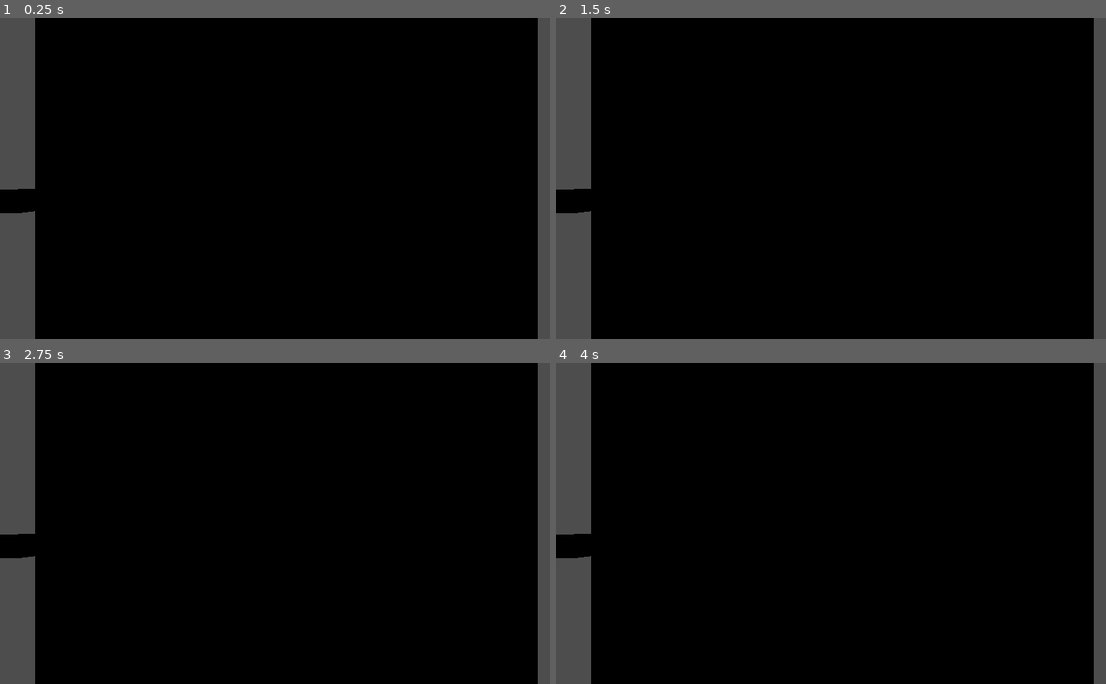
Above: before the commit, frames 1-4 (two rows, left to right).
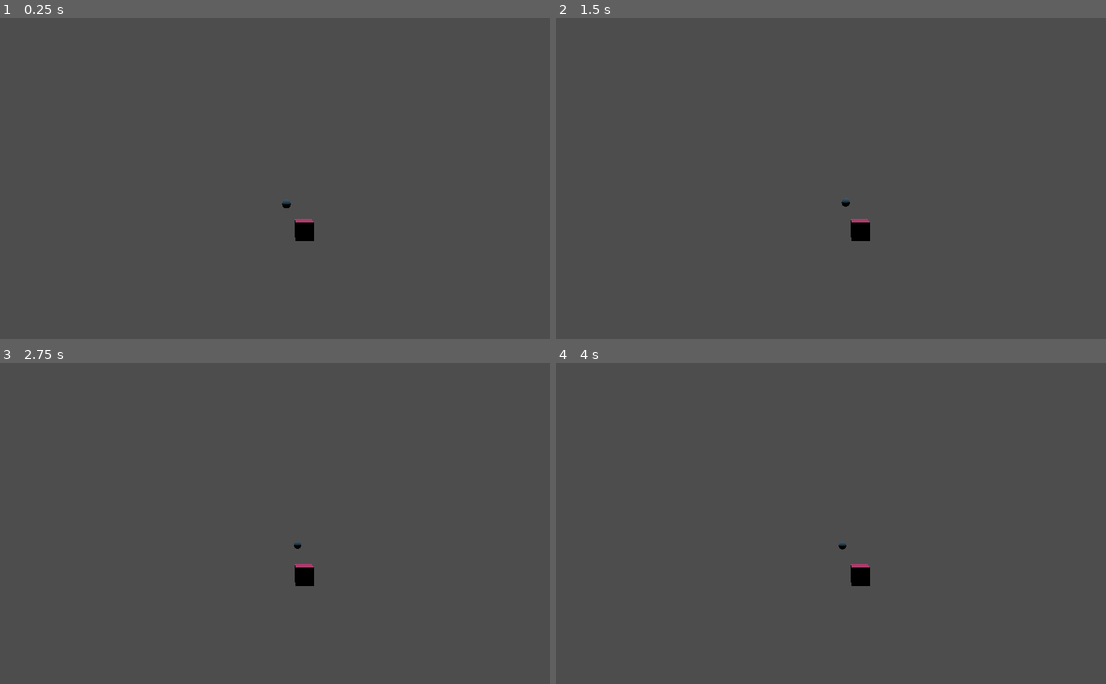
Above: after the commit, the same moments.

Repository: HeitorSantAnna/EstudosGodot
Game: Godot game, scene res://home.tscn
Same seed, same stepped clock (60 frames per second), same inputs: the game is played once before the commit and once after it. The project has no main scene, so this scene is started directly.
Inputs:
- Up to frame 1 (0.25 s): no input
- Up to frame 2 (1.5 s): tap Enter at 0.5 s; hold Right (RightMoviment) 0.53-1.28 s; tap Tab (Alterar Plano) at 0.6, 1.35 s; tap Space at 1.25 s; hold Down (DownMoviment) from 1.28 s (still down)
- Up to frame 3 (2.75 s): release Down (DownMoviment) at 2.03 s; hold Right (RightMoviment) from 2.03 s (still down); hold Shift (Dash) from 2.03 s (still down); tap Tab (Alterar Plano) at 2.3 s
- Up to frame 4 (4 s): tap Enter at 2.75 s; release Right (RightMoviment) at 2.78 s; release Shift (Dash) at 2.78 s; hold Up (UpMoviment) 2.78-3.53 s; tap Tab (Alterar Plano) at 2.85, 3.6 s; hold Left (LeftMoviment) from 3.53 s (still down)

The runs differ from the first frame. In frame 1, 92% of the frame differs, in the area x 0-98%, y 0-100%; in frame 2, 92%; in frame 3, 92%; in frame 4, 92%.

Commit message:
Tentei
Ainda não está acontecendo colisão

Diff:
--- a/MovePlayerSphere.gd
+++ b/MovePlayerSphere.gd
@@ -1,4 +1,4 @@
-extends CharacterBody3D
+extends RigidBody3D
 
 var dash = 2
 var accel = false
@@ -14,20 +14,9 @@
 	else:
 		accel = false
 
-	if Input.is_action_just_pressed("Alterar Plano"):
-		plane = true
-	else: if Input.is_action_just_pressed("Alterar Plano") and plane:
-		plane = false
-
-	if plane:
-		collision_layer = 2
-	else:
-		collision_layer = 1
-
 	if accel:
 		dash = 4
 	else:
 		dash = 2
 
 	position += pos * dash * delta
-	print(position.y);
--- a/Teste3D.tscn
+++ b/Teste3D.tscn
@@ -2,19 +2,28 @@
 
 [ext_resource type="Script" uid="uid://cestr51jghafh" path="res://MovePlayerSphere.gd" id="1_l6r0r"]
 
-[sub_resource type="SphereShape3D" id="SphereShape3D_wf1nt"]
+[sub_resource type="PhysicsMaterial" id="PhysicsMaterial_l6r0r"]
+
+[sub_resource type="SphereMesh" id="SphereMesh_l6r0r"]
 
 [sub_resource type="StandardMaterial3D" id="StandardMaterial3D_l6r0r"]
-albedo_color = Color(0, 1, 1, 1)
+albedo_color = Color(0.18505669, 0.32717952, 0.40223315, 1)
+
+[sub_resource type="SphereShape3D" id="SphereShape3D_l6r0r"]
 
 [node name="Player" type="Node3D" unique_id=494841327]
 
-[node name="CharacterBody3D" type="CharacterBody3D" parent="." unique_id=1545918464]
+[node name="RigidBody3D" type="RigidBody3D" parent="." unique_id=297032062]
 transform = Transform3D(1, 0, 0, 0, 1, 0, 0, 0, 1, 0, 0.5, 0)
+physics_material_override = SubResource("PhysicsMaterial_l6r0r")
+can_sleep = false
+contact_monitor = true
+max_contacts_reported = 1
 script = ExtResource("1_l6r0r")
 
-[node name="CollisionShape3D" type="CollisionShape3D" parent="CharacterBody3D" unique_id=2003684592]
-shape = SubResource("SphereShape3D_wf1nt")
+[node name="MeshInstance3D" type="MeshInstance3D" parent="RigidBody3D" unique_id=908828622]
+mesh = SubResource("SphereMesh_l6r0r")
+surface_material_override/0 = SubResource("StandardMaterial3D_l6r0r")
 
-[node name="CSGSphere3D" type="CSGSphere3D" parent="CharacterBody3D/CollisionShape3D" unique_id=1025681603]
-material = SubResource("StandardMaterial3D_l6r0r")
+[node name="CollisionShape3D" type="CollisionShape3D" parent="RigidBody3D" unique_id=2003684592]
+shape = SubResource("SphereShape3D_l6r0r")
--- a/home.tscn
+++ b/home.tscn
@@ -3,29 +3,15 @@
 [ext_resource type="PackedScene" uid="uid://tjx4t1p7whci" path="res://Teste3D.tscn" id="1_tt30a"]
 [ext_resource type="PackedScene" uid="uid://8sv7wcyja1mc" path="res://obstaculos.tscn" id="2_1ey7h"]
 
-[sub_resource type="BoxShape3D" id="BoxShape3D_1ey7h"]
-
-[sub_resource type="StandardMaterial3D" id="StandardMaterial3D_o1ld7"]
-albedo_color = Color(0.43671513, 0.42377743, 0.13267815, 1)
-
 [node name="Home" type="Node3D" unique_id=1939138119]
 
-[node name="RigidBody3D" type="RigidBody3D" parent="." unique_id=2086002742]
-collision_layer = 3
-collision_mask = 3
-gravity_scale = 0.0
-
-[node name="CollisionShape3D" type="CollisionShape3D" parent="RigidBody3D" unique_id=1612836565]
-shape = SubResource("BoxShape3D_1ey7h")
-
-[node name="CSGBox3D" type="CSGBox3D" parent="RigidBody3D/CollisionShape3D" unique_id=1200552268]
-transform = Transform3D(25, 0, 0, 0, 0.1, 0, 0, 0, 25, 0, 0, 0)
-material = SubResource("StandardMaterial3D_o1ld7")
-
 [node name="Camera3D" type="Camera3D" parent="." unique_id=931848983]
-transform = Transform3D(1, 0, 0, 0, -4.371139e-08, 1, 0, -1, -4.371139e-08, 0, 10, 0)
+transform = Transform3D(-4.371139e-08, 0, -1, 0, 1, 0, 1, 0, -4.371139e-08, -24, 3.425, 0)
 
 [node name="Player" parent="." unique_id=494841327 instance=ExtResource("1_tt30a")]
 
 [node name="Obstaculos" parent="." unique_id=1736051229 instance=ExtResource("2_1ey7h")]
 transform = Transform3D(1, 0, 0, 0, 1, 0, 0, 0, 1, -12, 0, 1)
+
+[node name="DirectionalLight3D" type="DirectionalLight3D" parent="." unique_id=1634588877]
+transform = Transform3D(1, 0, 0, 0, -4.371139e-08, 1, 0, -1, -4.371139e-08, 0, 17, 0)
--- a/obstaculos.tscn
+++ b/obstaculos.tscn
@@ -1,25 +1,32 @@
 [gd_scene format=3 uid="uid://8sv7wcyja1mc"]
+
+[sub_resource type="PhysicsMaterial" id="PhysicsMaterial_kam0d"]
+
+[sub_resource type="BoxMesh" id="BoxMesh_kam0d"]
+
+[sub_resource type="StandardMaterial3D" id="StandardMaterial3D_lq548"]
+albedo_color = Color(0.59012413, 0.1742419, 0.36088288, 1)
 
 [sub_resource type="BoxShape3D" id="BoxShape3D_kam0d"]
 
-[sub_resource type="StandardMaterial3D" id="StandardMaterial3D_lq548"]
-albedo_color = Color(0.17254902, 0.52156866, 0.34509805, 1)
-
 [node name="Obstaculos" type="Node3D" unique_id=1736051229]
 
-[node name="RigidBody3D" type="RigidBody3D" parent="." unique_id=557099777]
-transform = Transform3D(1, 0, 0, 0, 1, 0, 0, 0, 1, 0, 0.5, 0)
+[node name="StaticBody3D" type="StaticBody3D" parent="." unique_id=521579280]
+disable_mode = 1
 axis_lock_linear_x = true
 axis_lock_linear_y = true
 axis_lock_linear_z = true
 axis_lock_angular_x = true
 axis_lock_angular_y = true
 axis_lock_angular_z = true
-gravity_scale = 0.0
-lock_rotation = true
+physics_material_override = SubResource("PhysicsMaterial_kam0d")
 
-[node name="CollisionShape3D" type="CollisionShape3D" parent="RigidBody3D" unique_id=334018712]
+[node name="MeshInstance3D" type="MeshInstance3D" parent="StaticBody3D" unique_id=1691528777]
+transform = Transform3D(1, 0, 0, 0, 1, 0, 0, 0, 1, 0, 0.5, 0)
+layers = 1023
+mesh = SubResource("BoxMesh_kam0d")
+surface_material_override/0 = SubResource("StandardMaterial3D_lq548")
+
+[node name="CollisionShape3D" type="CollisionShape3D" parent="StaticBody3D" unique_id=820174390]
+transform = Transform3D(1, 0, 0, 0, 1, 0, 0, 0, 1, 0, 0.5, 0)
 shape = SubResource("BoxShape3D_kam0d")
-
-[node name="CSGBox3D" type="CSGBox3D" parent="RigidBody3D/CollisionShape3D" unique_id=1664692955]
-material = SubResource("StandardMaterial3D_lq548")
